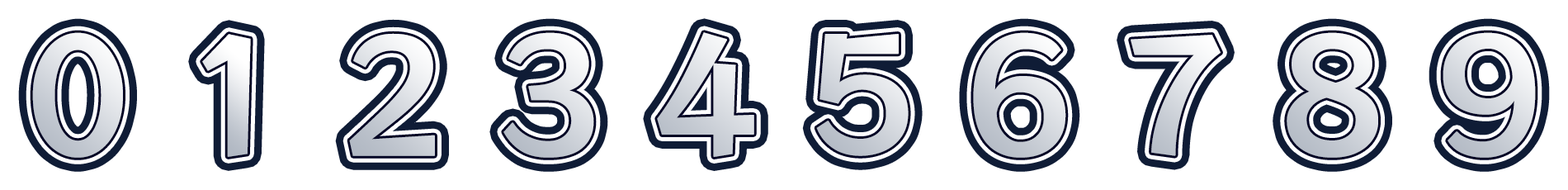
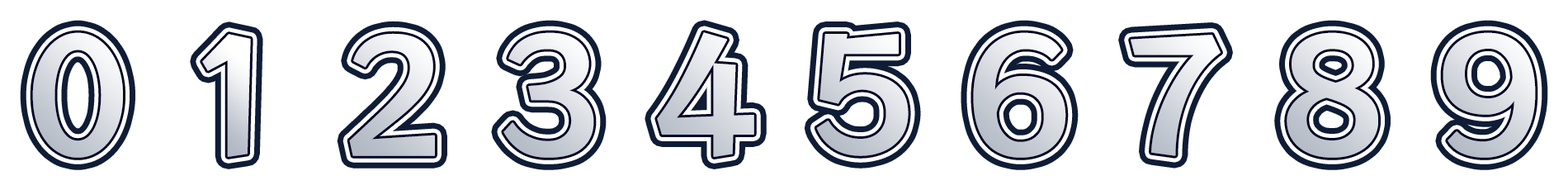
Revision of a layered 1568 × 190 image; what changed, layer by layer:
pixels changed over [18, 18, 1550, 172] (layer not identified)
